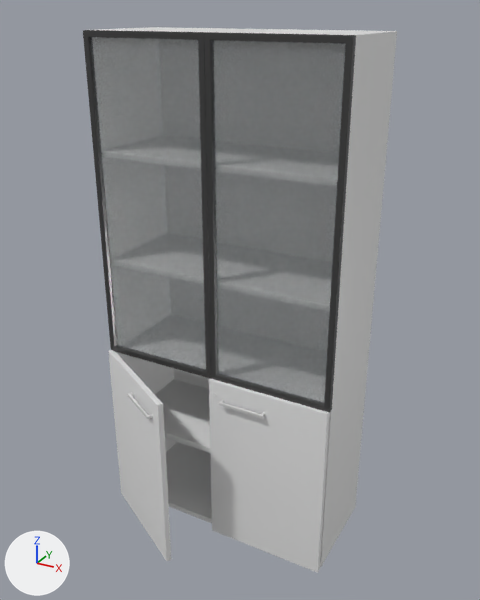
The glTF model Vitrina.glb: old version first, new version second.
Rendered twice from a 50 mm camera at (1.027, -2.72, 1.723) aimed at (-0.007, -0.841, 0.783). Lighting does not change. The marker at lower left points along +X, +Y and +Z. The older version comes first. Where no turn or scale is listed for an object, it has been applied to the vertices.
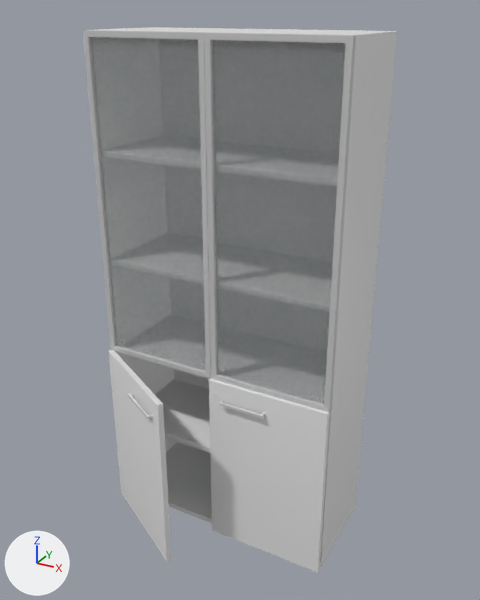
Commit message: Изменила профиль

The edits, one by one:
Material 'Material #65' (mat_material__65) changes colour from dark grey #3d3d3d to light grey #cacaca; in linear values from (0.0471, 0.0471, 0.0471) to (0.588, 0.588, 0.588).
In material 'Material #65' (mat_material__65), roughness goes from 0.24 to 0.536.

Boxes [x1, y1, x2, y2] around the edits, measured in the pictures (480 x 600 px):
'Box009', recoloured, surface changed
    both: [204, 32, 356, 413]
'Box008', recoloured, surface changed
    both: [83, 30, 211, 379]
